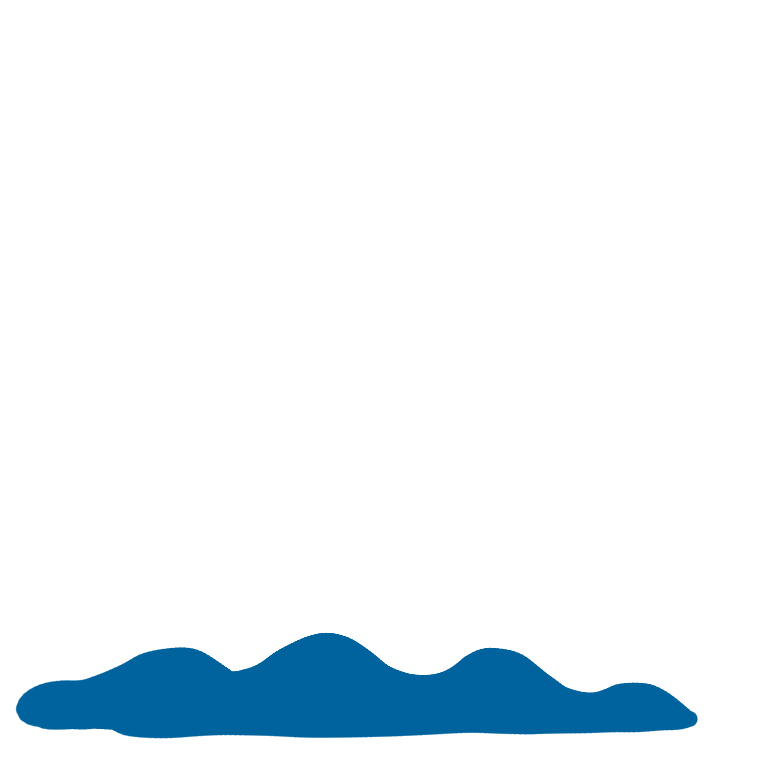
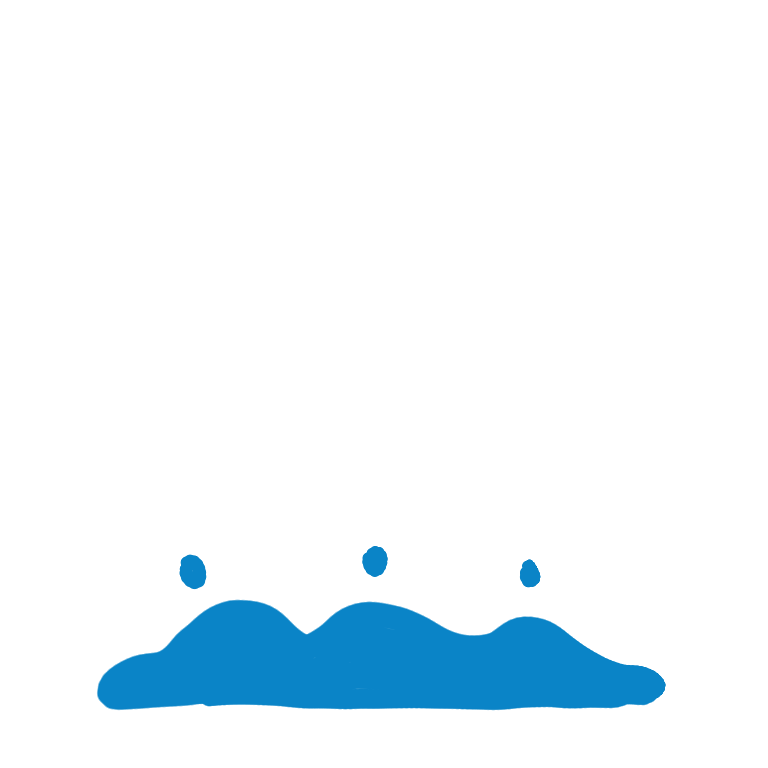
Layered file, before and after one edit (w=768, h=768). Changes by layer:
showed "Pintar camada 2", painted on it over [64, 546, 698, 739]
removed layer "Pintar camada 4" over [15, 576, 698, 739]
